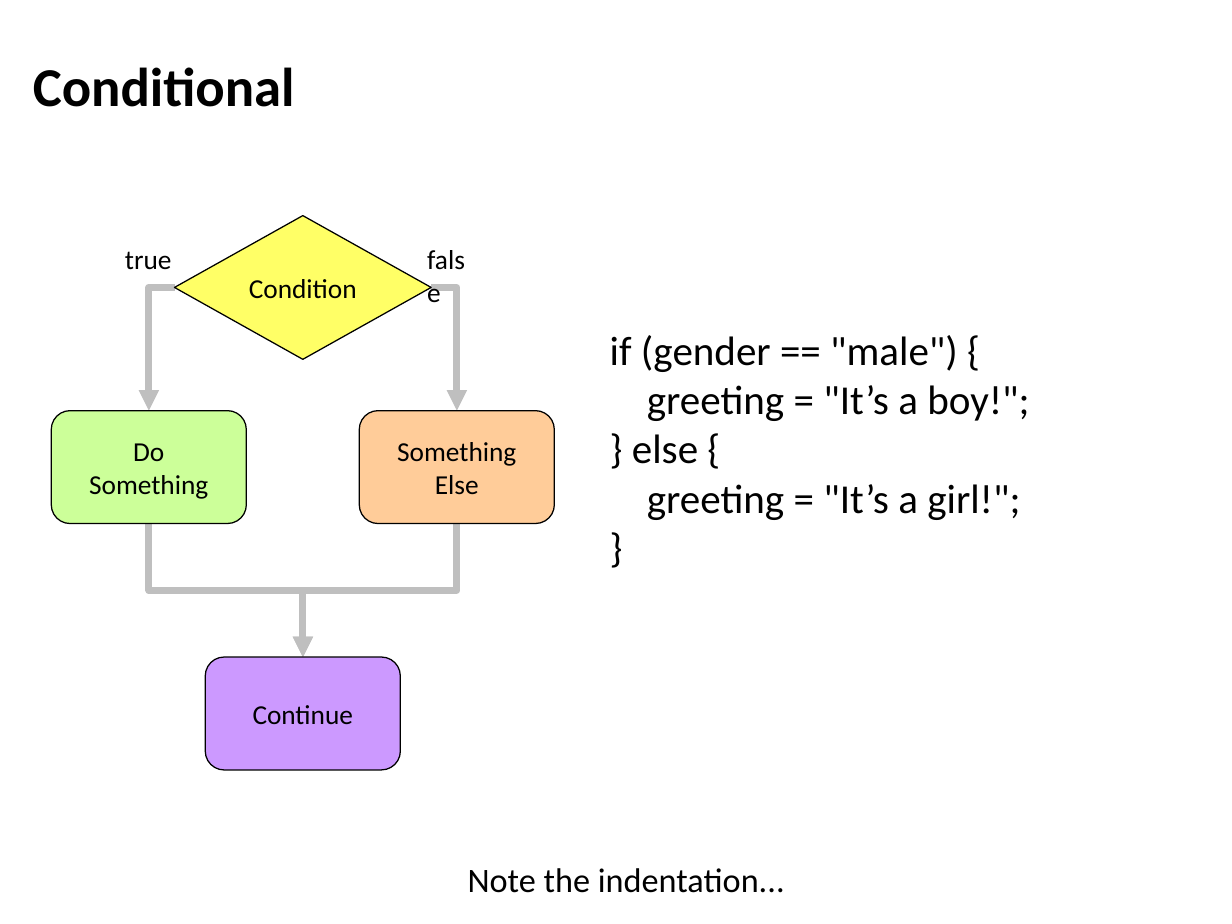
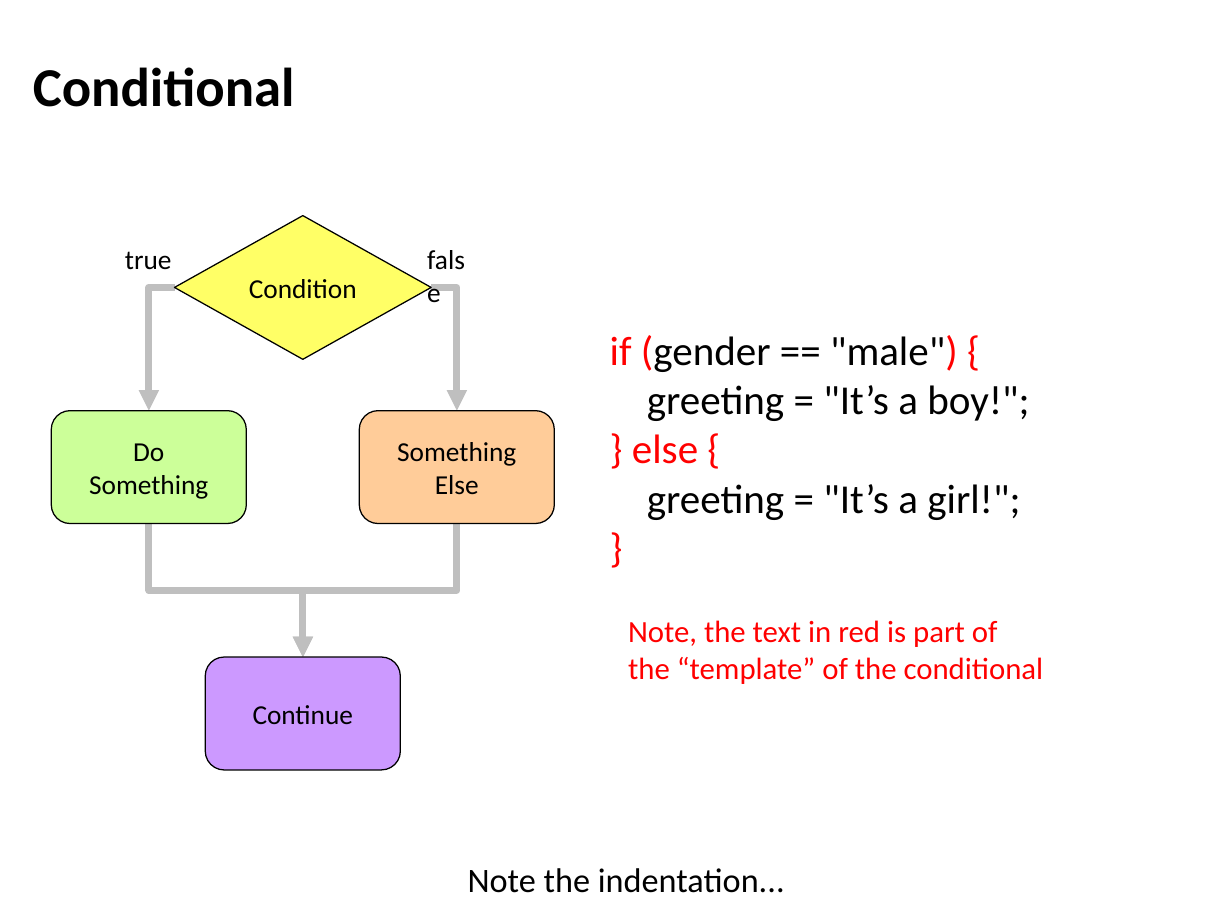
Before and after one commit to lintool/UMD-courses, a slide deck: slide 15 of slides/session03.pptx. Drawn at 1232x924 pixels with LibreOffice and Linux fonts; fonts in the diff are those of the drawing. Boxes give left, top, right and bottom in pixels: in the first picture for what was removed or moved away, otherwise in the second. Text is boxed around its words. In the diff, an @@ line names an element or a change of style, - is before the commit and + after.

```diff
--- a/slides/session03.pptx
+++ b/slides/session03.pptx
@@ text at <box>610,335,958,464</box>: text colour #000000 to #FF0000 in "if (gender "male") {", "} else {", "}" @@
@@ text added at <box>628,620,1044,684</box>, 18 pt, text #FF0000 @@
+Note, the text in red is part of the “template” of the conditional
```
Also in this commit, not shown: 1 other slide changed, 3 other files.
